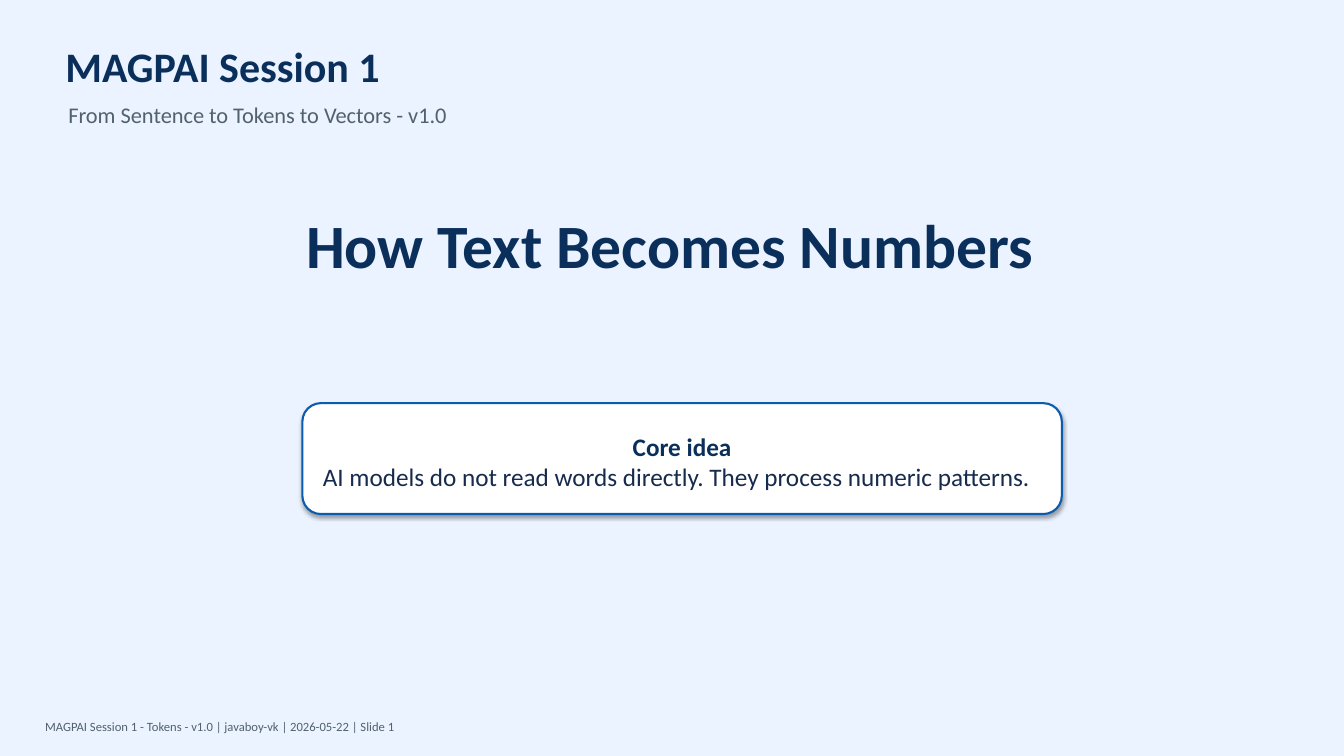
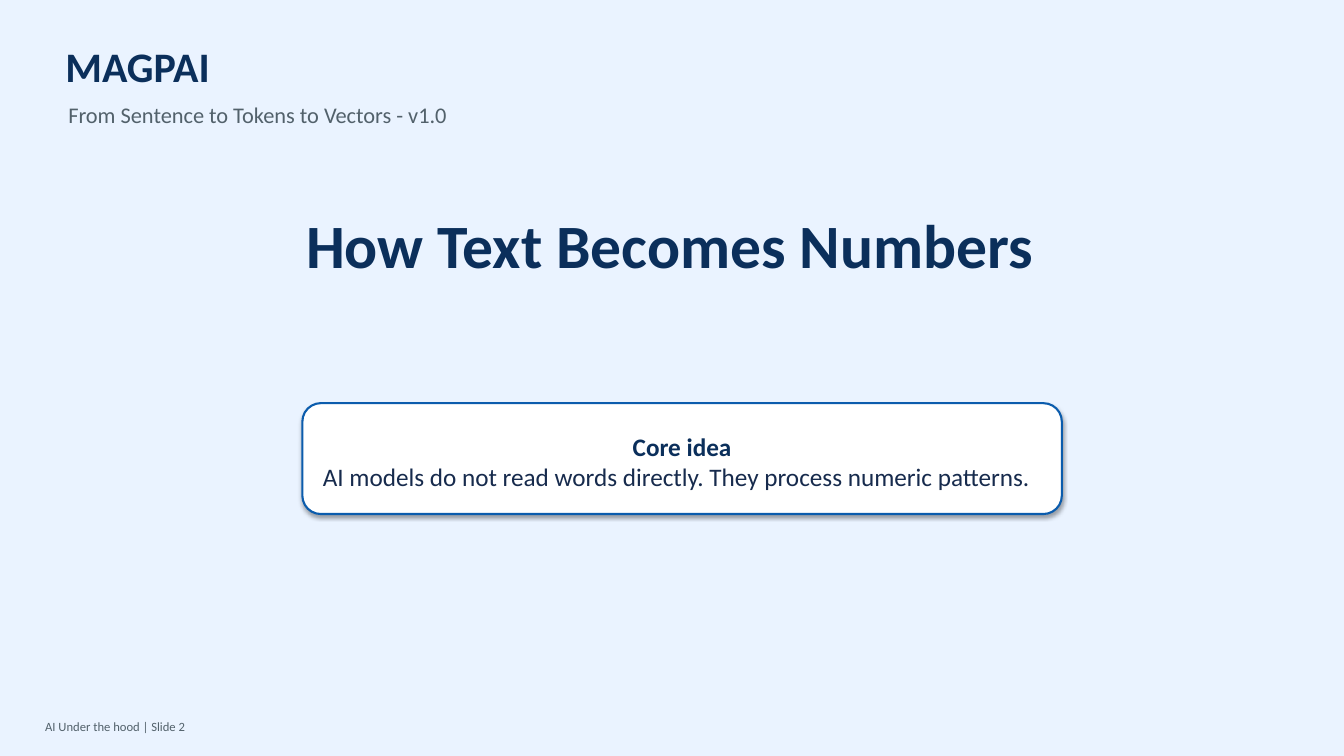
Before and after one commit to javaboy-vk/MAGPAI, a slide deck: slide 2 of pptx/Session_01_Tokens_v1.0.pptx. Drawn at 1344x756 pixels with LibreOffice and Linux fonts; fonts in the diff are those of the drawing. Boxes give left, top, right and bottom in pixels: in the first picture for what was removed or moved away, otherwise in the second. Text is boxed around its words. In the diff, an @@ line names an element or a change of style, - is before the commit and + after.

Commit message:
Added the Full Stack references to the beginning to position where the MAGPAI starts

```diff
--- a/pptx/Session_01_Tokens_v1.0.pptx
+++ b/pptx/Session_01_Tokens_v1.0.pptx
@@ text at [65,54,209,83]: text changed @@
-MAGPAI Session 1
+MAGPAI
@@ text at [45,722,185,731]: text changed @@
-MAGPAI Session 1 - Tokens - v1.0 | javaboy-vk | 2026-05-22 | Slide 1
+AI Under the hood | Slide 2
```
Also in this commit, not shown: 16 other slides changed, 1 slide added, 20 other files.
